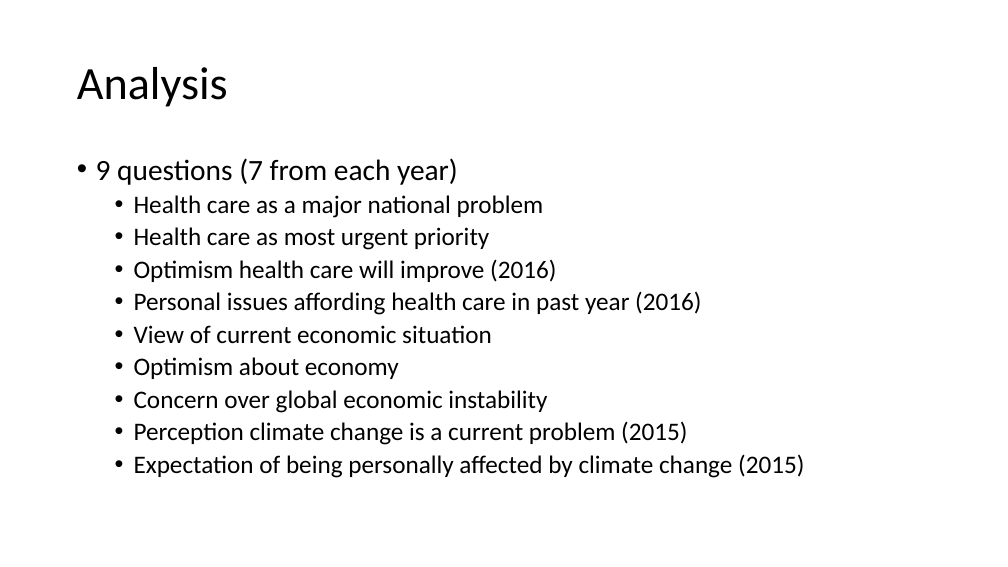
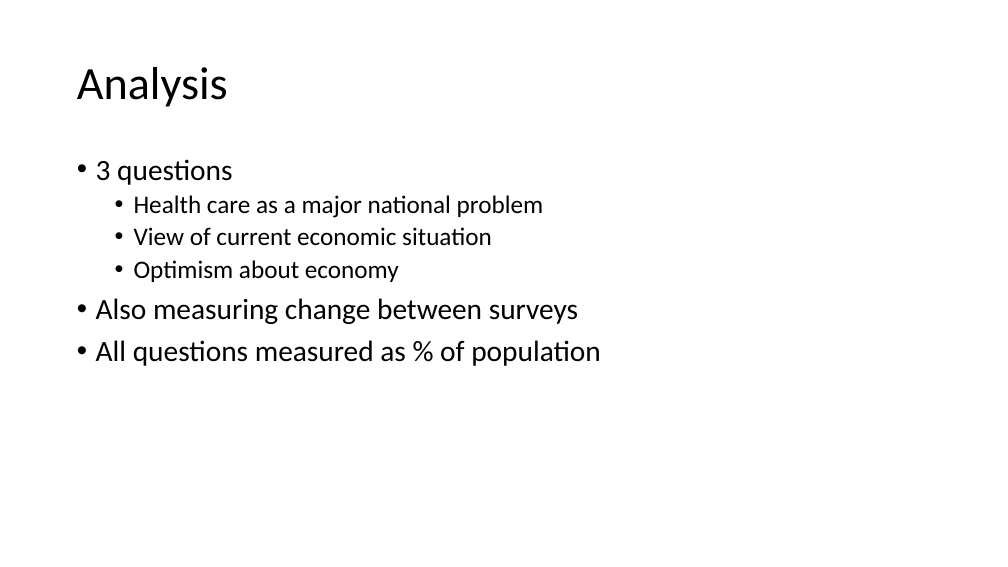
Before and after one commit to BIOF309/10-final-project-R-Mayers, a slide deck: slide 5 of BIOF309 Presentation.pptx (slide 4 before the commit). Drawn at 1008x567 pixels with LibreOffice and Linux fonts; fonts in the diff are those of the drawing. Boxes give left, top, right and bottom in pixels: in the first picture for what was removed or moved away, otherwise in the second. Text is boxed around its words. In the diff, an @@ line names an element or a change of style, - is before the commit and + after.

```diff
--- a/BIOF309 Presentation.pptx
+++ b/BIOF309 Presentation.pptx
@@ text at bbox=[96, 159, 232, 185]: text changed @@
-• 9 questions (7 from each year)
+• 3 questions
@@ text at bbox=[134, 227, 701, 315]: paragraphs removed @@
-  • Health care as most urgent priority
-  • Optimism health care will improve (2016)
-  • Personal issues affording health care in past year (2016)
@@ text at bbox=[96, 298, 601, 366]: text changed; size 24 to 28 pt @@
-  • Concern over global economic instability
-  • Perception climate change is a current problem (2015)
-  • Expectation of being personally affected by climate change (2015)
+• Also measuring change between surveys
+• All questions measured as % of population
```
Also in this commit, not shown: 2 other slides changed, 3 slides added, 2 slides removed, 4 other files.
